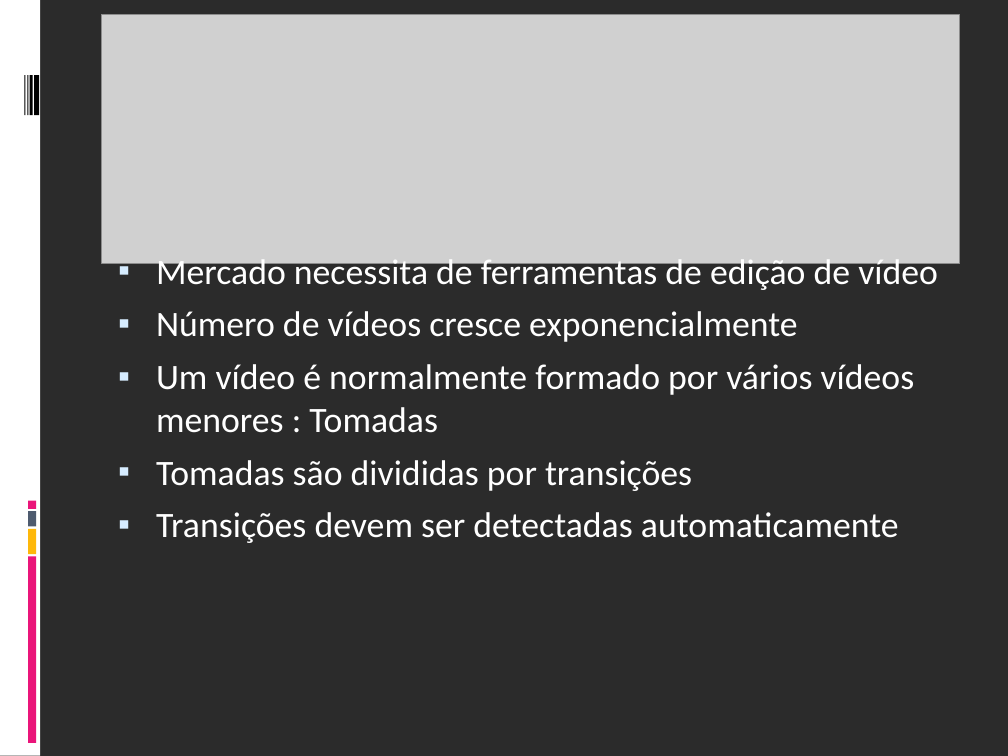
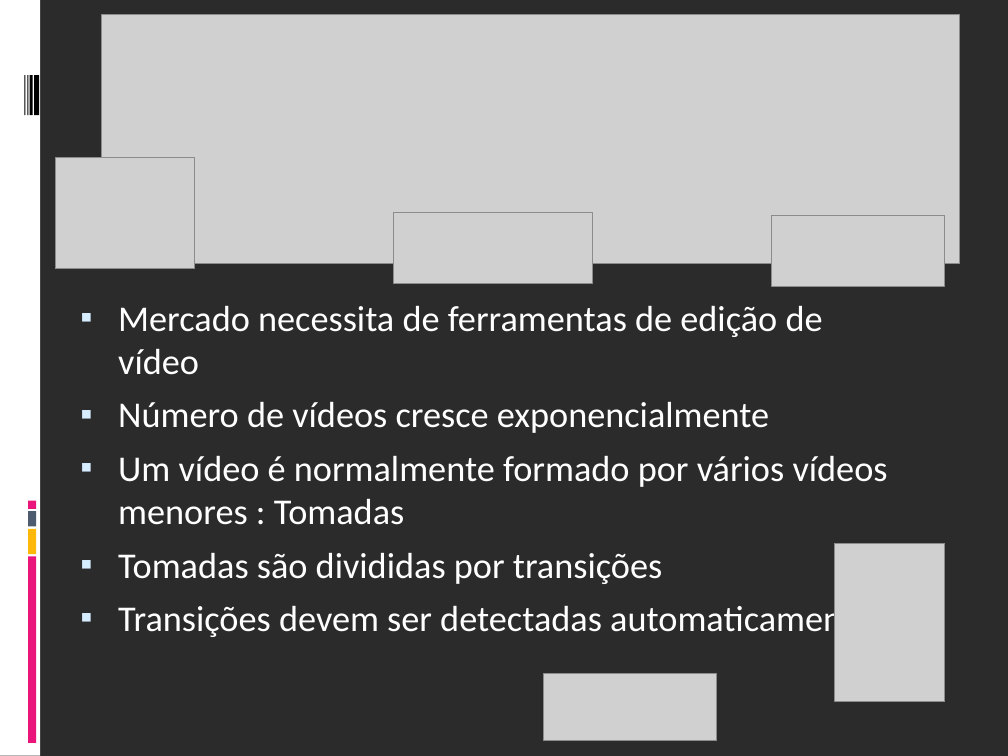
Before and after one commit to fabriciols/m-fit, a slide deck: slide 2 of DOCS/Apresentação/Apresentação_Final.ppt. Drawn at 1008x756 pixels with LibreOffice and Linux fonts; fonts in the diff are those of the drawing; grey boxes stand for pictures; background and template pictures are left out; a plain dark background stands for a picture behind light text. Boxes give left, top, right and bottom in pixels: in the first picture for what was removed or moved away, otherwise in the second. Text is boxed around its words. In the diff, an @@ line names an element or a change of style, - is before the commit and + after.

```diff
--- a/DOCS/Apresentação/Apresentação_Final.ppt
+++ b/DOCS/Apresentação/Apresentação_Final.ppt
@@ picture added at <box>55,157,196,269</box> @@
@@ picture added at <box>394,213,593,283</box> @@
@@ picture added at <box>772,216,944,286</box> @@
@@ text "Mercado necessita de ferramentas de ...": place and size @@
-text "Mercado necessita de ferramentas de ..." at <box>156,254,938,543</box>
+text "Mercado necessita de ferramentas de ..." at <box>118,306,888,640</box>
@@ text "Mercado necessita de ferramentas de ..." at <box>118,306,888,640</box>: size 25.5 to 25.9 pt @@
@@ picture added at <box>835,543,944,702</box> @@
@@ picture added at <box>543,673,717,740</box> @@
```
Also in this commit, not shown: 5 other slides changed, 2 slides added, 2 slides removed, 2 other files.
